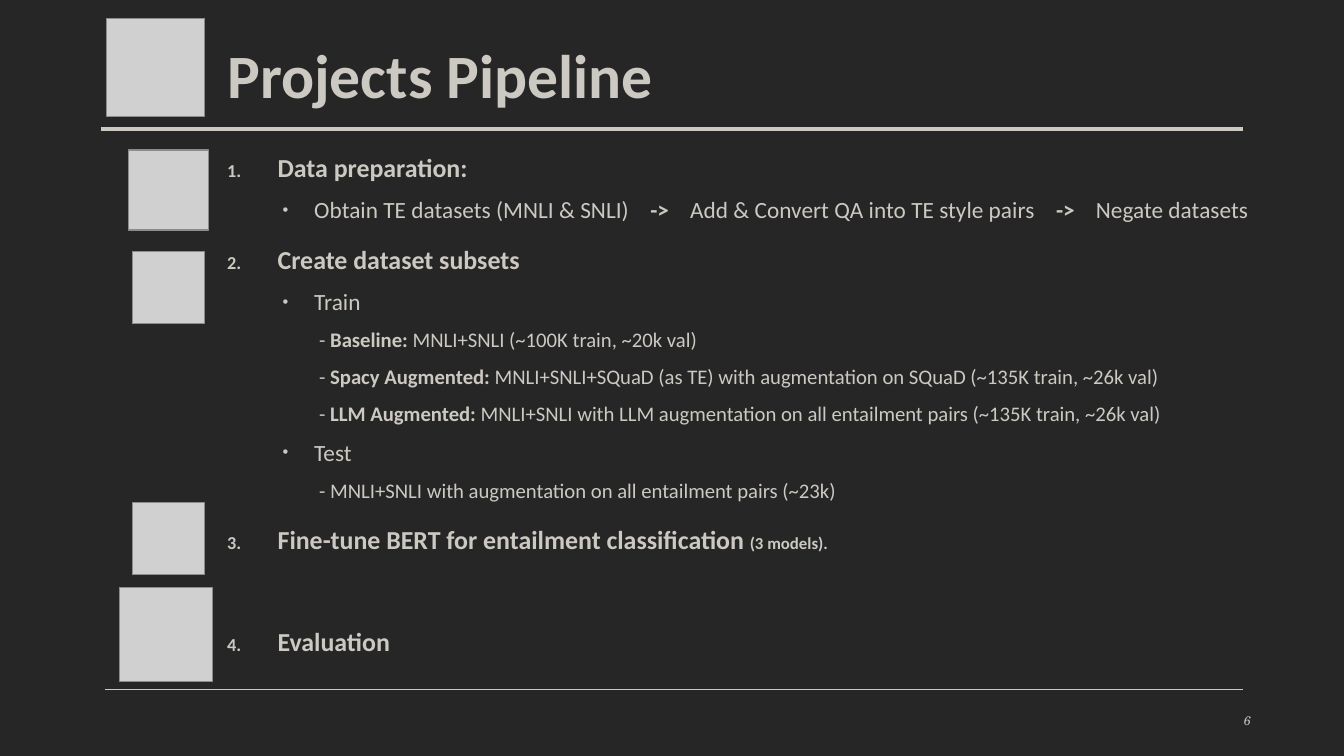
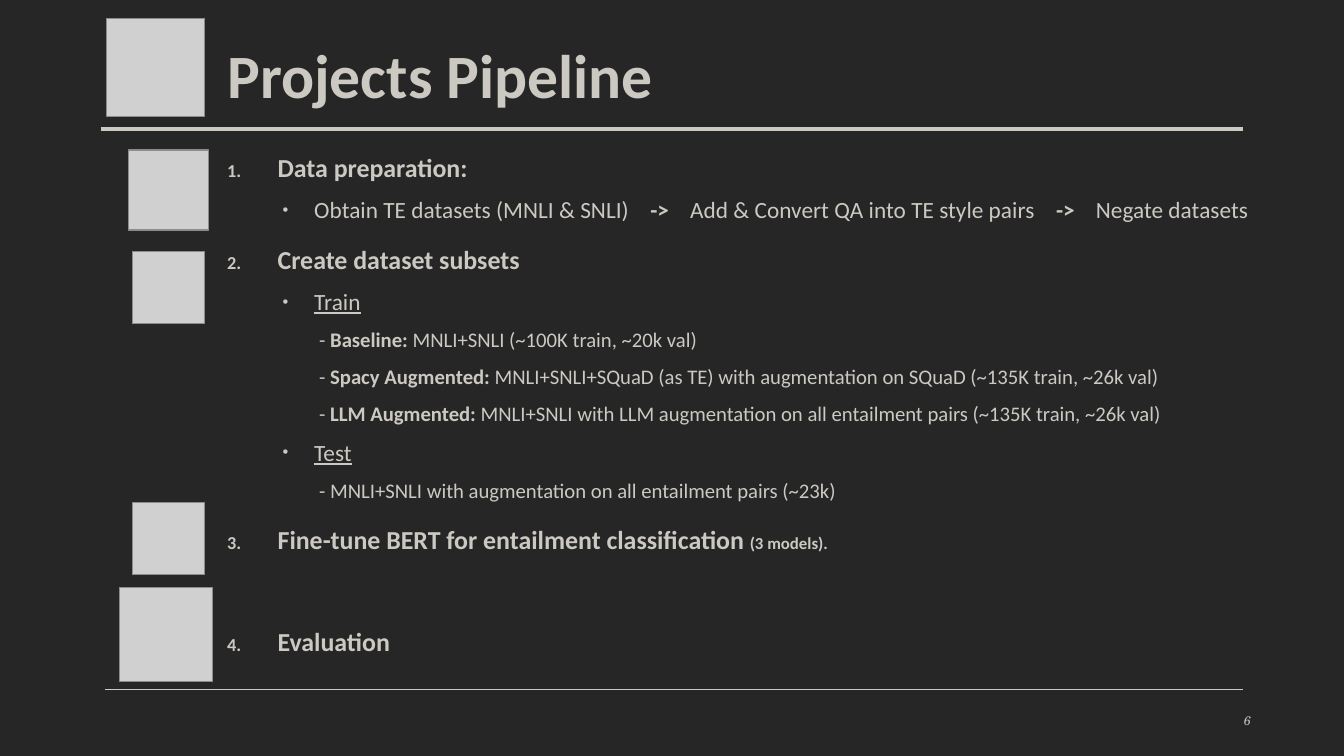
Before and after one commit to shaharoded/BERT-Very-Not, a slide deck: slide 6 of Negation-Aware BERT Fine-Tuning.pptx. Drawn at 1344x756 pixels with LibreOffice and Linux fonts; fonts in the diff are those of the drawing; grey boxes stand for pictures. Boxes give left, top, right and bottom in pixels: in the first picture for what was removed or moved away, otherwise in the second. Text is boxed around its words. In the diff, an @@ line names an element or a change of style, - is before the commit and + after.

```diff
--- a/Negation-Aware BERT Fine-Tuning.pptx
+++ b/Negation-Aware BERT Fine-Tuning.pptx
@@ text at (314,294,360,465): underline on in "Train", "Test" @@
```
Also in this commit, not shown: 1 other slide changed.
